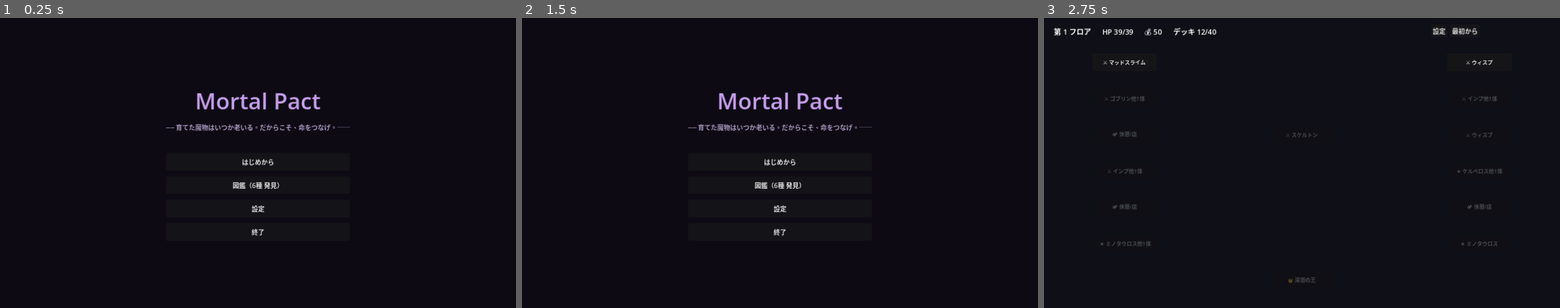
Above: before the commit, frames 1-3 (left to right).
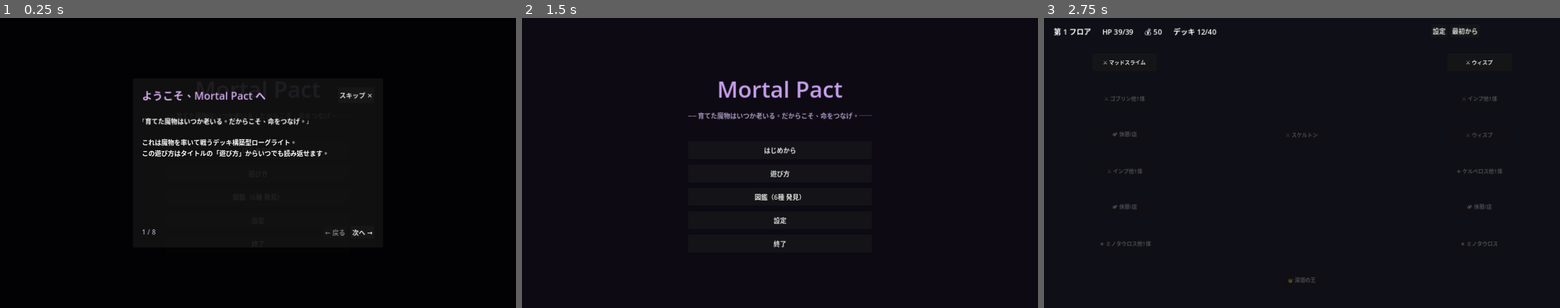
Above: after the commit, the same moments.

Repository: bakery48/mortal-pact
Game: Godot game, scene res://scenes/ui/title.tscn
Same seed, same stepped clock (60 frames per second), same inputs: the game is played once before the commit and once after it.
Inputs (mouse positions are in pixels of both pictures, inside the frame that each line leads up to):
- Up to frame 1 (0.25 s): no input
- Up to frame 2 (1.5 s): click (780, 174) at 0.5 s, where only the run after the commit has a clickable "遊び方"; click (878, 96) at 1.25 s, where only the run after the commit has a clickable "スキップ ✕"
- Up to frame 3 (2.75 s): click "はじめから" at 2 s

The runs differ from the first frame. In frame 1, 3.0% of the frame differs, in the area x 27-73%, y 25-76%; in frame 2, 2.6%; in frame 3, nothing differs.

Commit message:
Add skippable tutorial overlay
8-page how-to-play overlay (scenes/ui/tutorial.tscn) covering combat,
targeting, growth/death, fusion, map, legacy carryover and codex.
- Auto-shows on first launch; "遊び方" title button reopens anytime.
- Skip button or final "はじめる" closes it.
- Seen state persisted to user://tutorial.done (RunState helpers).

https://claude.ai/code/session_01SGpNd8xjjtE9S1hYpNHnwi

Diff:
--- a/scenes/ui/title.gd
+++ b/scenes/ui/title.gd
@@ -3,9 +3,14 @@
 ## タイトル画面。ゲームのエントリーポイント。
 ## セーブがあれば「つづきから」、無ければ「はじめから」で開始する。
 
+const TutorialScene := preload("res://scenes/ui/tutorial.tscn")
+
 func _ready() -> void:
 	_build_ui()
 	Audio.play_bgm("res://assets/audio/bgm_title.ogg")
+	# 初回起動時はチュートリアルを自動表示。
+	if not Run.tutorial_done():
+		_open_tutorial()
 
 func _build_ui() -> void:
 	set_anchors_and_offsets_preset(Control.PRESET_FULL_RECT)
@@ -51,6 +56,10 @@
 	new_btn.pressed.connect(_on_new_game)
 	vbox.add_child(new_btn)
 
+	var tutorial_btn := _make_button("遊び方")
+	tutorial_btn.pressed.connect(_open_tutorial)
+	vbox.add_child(tutorial_btn)
+
 	var codex_btn := _make_button("図鑑（%d種 発見）" % Run.unlocked_count())
 	codex_btn.pressed.connect(_on_codex)
 	vbox.add_child(codex_btn)
@@ -85,6 +94,10 @@
 	add_child(dialog)
 	dialog.popup_centered()
 
+func _open_tutorial() -> void:
+	Audio.play_se("select")
+	add_child(TutorialScene.instantiate())
+
 func _on_codex() -> void:
 	Audio.play_se("select")
 	get_tree().change_scene_to_file(Run.SCENE_CODEX)
--- /dev/null
+++ b/scenes/ui/tutorial.gd
@@ -0,0 +1,145 @@
+extends Control
+
+## スキップ可能なチュートリアル（複数ページのオーバーレイ）。
+## タイトルに子として add_child して使う。初回は自動表示、ボタンからも開ける。
+## 「スキップ」または最終ページの「はじめる」で既読フラグを立てて閉じる。
+
+var _page := 0
+
+var _title_label: Label
+var _body_label: Label
+var _page_label: Label
+var _back_button: Button
+var _next_button: Button
+
+const PAGES := [
+	{
+		"title": "ようこそ、Mortal Pact へ",
+		"body": "「育てた魔物はいつか老いる。だからこそ、命をつなげ。」\n\nこれは魔物を率いて戦うデッキ構築型ローグライト。\nこの遊び方はタイトルの「遊び方」からいつでも読み返せます。",
+	},
+	{
+		"title": "① 戦闘の基本",
+		"body": "手札の「スキルカード」を使って敵を倒します。\n\n・毎ターン エネルギーが3回復\n・カードのコスト分のエネルギーを払って発動\n・使ったカードは捨札へ。山札が尽きたら自動で再シャッフル\n・エネルギーを使い切ると自動でターン終了",
+	},
+	{
+		"title": "② ターゲットと攻撃",
+		"body": "敵が複数いるときは、スキルを押す → 矢印が伸びる → 対象の敵をクリックで命中。\n（右クリック・Esc・空白クリックで取消）\n敵が1体や非攻撃スキルは自動で対象が決まります。\n\nATK/DEFはスキル威力に上乗せされ、属性相性（有利×1.5/不利×0.75）も乗ります。",
+	},
+	{
+		"title": "③ 成長と消滅",
+		"body": "同じ魔物のスキルを使うほど、その魔物が成長します。\n\n🥚幼体 → 🌱若体 → ⚔️成体 → 🍂老体 → 💀消滅\n\n成体がピーク（最強）。使い込むとやがて老いて消滅し、デッキから除外されます。",
+	},
+	{
+		"title": "④ 合体（血統強化）",
+		"body": "休憩/ショップで、成体・老体の2体を合体できます。\n\n・「血統（残る側）」と「相手（消える側）」を選ぶ\n・名前と属性は血統を引き継ぐ\n・+値が加算され強化（例：フェンリル×ピクシー＝フェンリル+1）\n・固有2スキル＋両親から継承を選択。合体後は幼体に戻って再育成",
+	},
+	{
+		"title": "⑤ マップを進む",
+		"body": "分岐マップを選んで進みます。\n\n⚔ バトル（雑魚・エリート・ボス）\n🏕 休憩 / ショップ（HP回復・購入・合体）\n\nボスを倒すと次のフロアへ（敵が強化、デッキは継続）。",
+	},
+	{
+		"title": "⑥ 継承と図鑑（命をつなぐ）",
+		"body": "HPが0になるとランは終了。でも血脈は続きます。\n\n・倒れたとき、デッキから最大6体を選んで次のランへ引き継げる（幼体に戻る）\n・出会った魔物（倒した敵・仲間にした魔物）はタイトルの「図鑑」に記録されます",
+	},
+	{
+		"title": "さあ、始めよう",
+		"body": "タイトルの「はじめから」で冒険を開始。\n育て、つなぎ、より強い血統を未来へ託しましょう。",
+	},
+]
+
+func _ready() -> void:
+	_build_ui()
+	_refresh()
+
+func _build_ui() -> void:
+	set_anchors_and_offsets_preset(Control.PRESET_FULL_RECT)
+	z_index = 100
+	mouse_filter = Control.MOUSE_FILTER_STOP
+
+	var dim := ColorRect.new()
+	dim.color = Color(0, 0, 0, 0.8)
+	dim.set_anchors_and_offsets_preset(Control.PRESET_FULL_RECT)
+	add_child(dim)
+
+	var center := CenterContainer.new()
+	center.set_anchors_and_offsets_preset(Control.PRESET_FULL_RECT)
+	add_child(center)
+
+	var panel := PanelContainer.new()
+	panel.custom_minimum_size = Vector2(620, 420)
+	center.add_child(panel)
+
+	var margin := MarginContainer.new()
+	for side in ["left", "right", "top", "bottom"]:
+		margin.add_theme_constant_override("margin_" + side, 22)
+	panel.add_child(margin)
+
+	var vbox := VBoxContainer.new()
+	vbox.add_theme_constant_override("separation", 12)
+	margin.add_child(vbox)
+
+	var head := HBoxContainer.new()
+	vbox.add_child(head)
+
+	_title_label = Label.new()
+	_title_label.add_theme_font_size_override("font_size", 26)
+	_title_label.add_theme_color_override("font_color", Color(0.82, 0.66, 0.92))
+	_title_label.size_flags_horizontal = Control.SIZE_EXPAND_FILL
+	head.add_child(_title_label)
+
+	var skip := Button.new()
+	skip.text = "スキップ ✕"
+	skip.pressed.connect(_close)
+	head.add_child(skip)
+
+	vbox.add_child(HSeparator.new())
+
+	_body_label = Label.new()
+	_body_label.autowrap_mode = TextServer.AUTOWRAP_WORD_SMART
+	_body_label.add_theme_font_size_override("font_size", 16)
+	_body_label.size_flags_vertical = Control.SIZE_EXPAND_FILL
+	_body_label.vertical_alignment = VERTICAL_ALIGNMENT_TOP
+	vbox.add_child(_body_label)
+
+	var foot := HBoxContainer.new()
+	foot.add_theme_constant_override("separation", 10)
+	vbox.add_child(foot)
+
+	_page_label = Label.new()
+	_page_label.add_theme_color_override("font_color", Color(0.65, 0.66, 0.72))
+	_page_label.size_flags_horizontal = Control.SIZE_EXPAND_FILL
+	foot.add_child(_page_label)
+
+	_back_button = Button.new()
+	_back_button.text = "← 戻る"
+	_back_button.pressed.connect(_on_back)
+	foot.add_child(_back_button)
+
+	_next_button = Button.new()
+	_next_button.pressed.connect(_on_next)
+	foot.add_child(_next_button)
+
+func _refresh() -> void:
+	var p: Dictionary = PAGES[_page]
+	_title_label.text = String(p["title"])
+	_body_label.text = String(p["body"])
+	_page_label.text = "%d / %d" % [_page + 1, PAGES.size()]
+	_back_button.disabled = _page == 0
+	_next_button.text = "はじめる ▶" if _page == PAGES.size() - 1 else "次へ →"
+
+func _on_back() -> void:
+	if _page > 0:
+		_page -= 1
+		_refresh()
+
+func _on_next() -> void:
+	if _page < PAGES.size() - 1:
+		_page += 1
+		_refresh()
+	else:
+		_close()
+
+func _close() -> void:
+	Run.mark_tutorial_done()
+	Audio.play_se("select")
+	queue_free()
--- /dev/null
+++ b/scenes/ui/tutorial.tscn
@@ -0,0 +1,12 @@
+[gd_scene load_steps=2 format=3 uid="uid://b0mortalpacttutorial"]
+
+[ext_resource type="Script" path="res://scenes/ui/tutorial.gd" id="1_tutorial"]
+
+[node name="Tutorial" type="Control"]
+layout_mode = 3
+anchors_preset = 15
+anchor_right = 1.0
+anchor_bottom = 1.0
+grow_horizontal = 2
+grow_vertical = 2
+script = ExtResource("1_tutorial")
--- a/scripts/run_state.gd
+++ b/scripts/run_state.gd
@@ -27,6 +27,8 @@
 const UNLOCK_PATH := "user://unlocks.json"
 ## 引き継ぎ（死亡時に選んだ次ランの初期デッキ）。次ラン開始時に1度だけ消費。
 const CARRYOVER_PATH := "user://carryover.json"
+## チュートリアル既読フラグ。
+const TUTORIAL_PATH := "user://tutorial.done"
 ## ランの初期デッキ体数。
 const START_DECK_SIZE := 6
 
@@ -483,3 +485,14 @@
 func _consume_carryover() -> void:
 	if FileAccess.file_exists(CARRYOVER_PATH):
 		DirAccess.remove_absolute(CARRYOVER_PATH)
+
+# --- チュートリアル ---------------------------------------------------------
+
+func tutorial_done() -> bool:
+	return FileAccess.file_exists(TUTORIAL_PATH)
+
+func mark_tutorial_done() -> void:
+	var file := FileAccess.open(TUTORIAL_PATH, FileAccess.WRITE)
+	if file != null:
+		file.store_string("1")
+		file.close()
Not shown, changed: README.md
